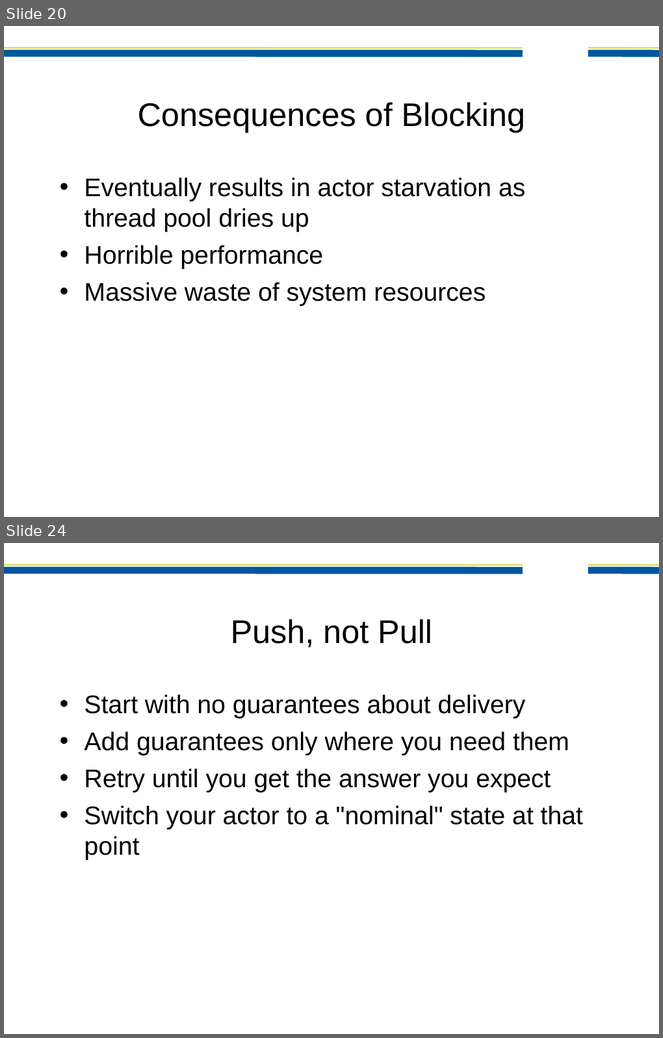
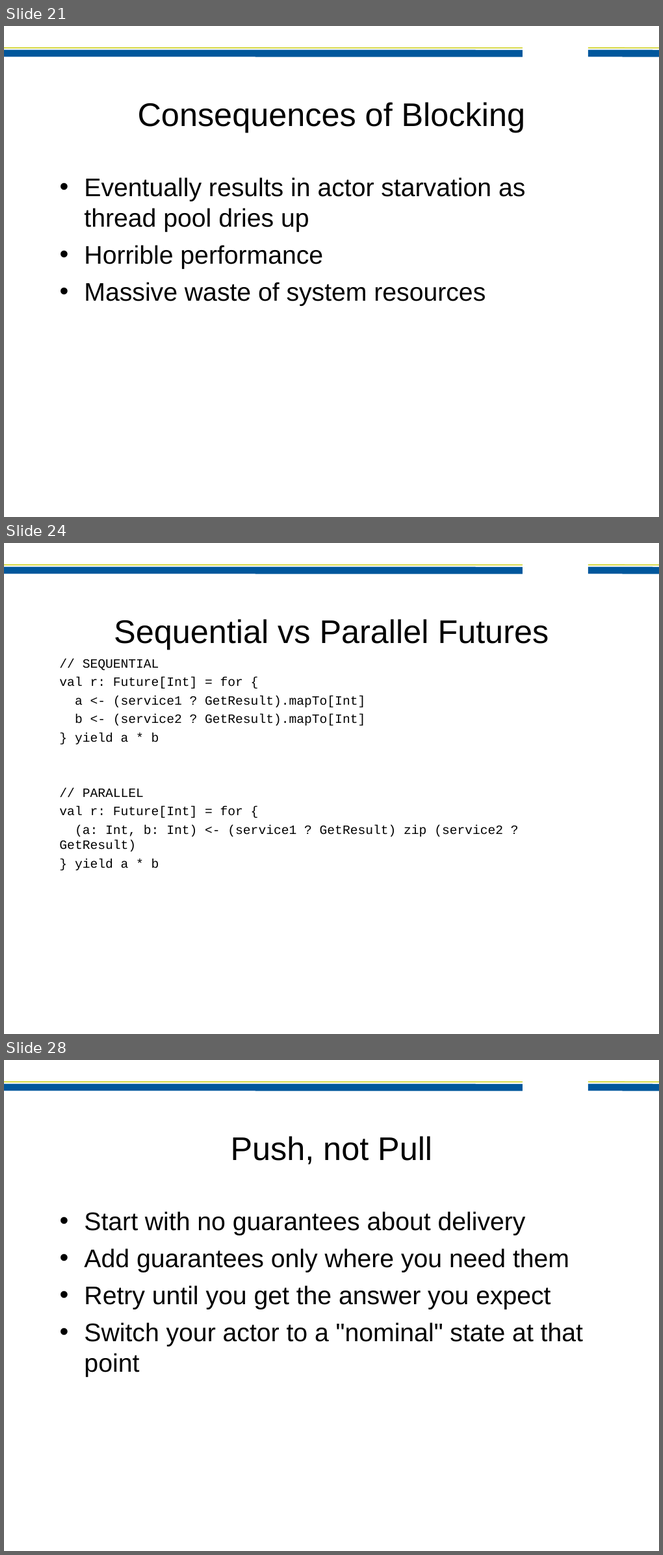
Before and after one commit to jamie-allen/effective_actors, a slide deck: preso/EffectiveActors-JaxConf2012.ppt. Shown one above the other, each under a label of ours: slides 20 and 24 before the commit, slides 21, 24 and 28 after it; the slides between them are not shown. The pictures are 663x1038 and 663x1555 pixels, drawn with LibreOffice and Linux fonts; fonts in the diff are those of the drawing; background and template pictures are left out. Boxes give left, top, right and bottom in pixels: in the first picture for what was removed or moved away, otherwise in the second. Text is boxed around its words. In the diff, an @@ line names an element or a change of style, - is before the commit and + after.

```diff
--- a/preso/EffectiveActors-JaxConf2012.ppt
+++ b/preso/EffectiveActors-JaxConf2012.ppt
@@ slide 24 added at (4,543,659,1034), background #FFFFFF; not listed: 4 template elements that a slide beside it also shows @@
@@ title added at (114,619,549,650), 36 pt, text #000000 @@
+Sequential vs Parallel Futures
@@ text added at (59,659,503,871), 14 pt, text #000000 @@
+// SEQUENTIAL
+val r: Future[Int] = for {
+a <- (service1 ? GetResult).mapTo[Int]
+b <- (service2 ? GetResult).mapTo[Int]
+} yield a * b
+// PARALLEL
+val r: Future[Int] = for {
+(a: Int, b: Int) <- (service1 ? GetResult) zip (service2 ? GetResult)
+} yield a * b
@@ what was slide 20 is now slide 21 @@
@@ what was slide 24 is now slide 28 @@
```
Also in this commit, not shown: 11 slides changed, 4 other slides added, 1 other file.
